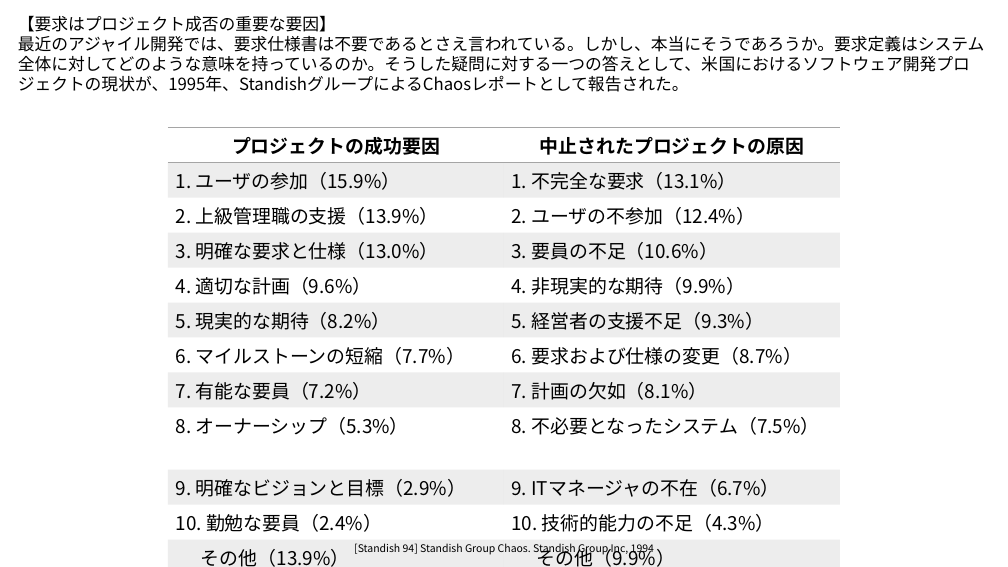
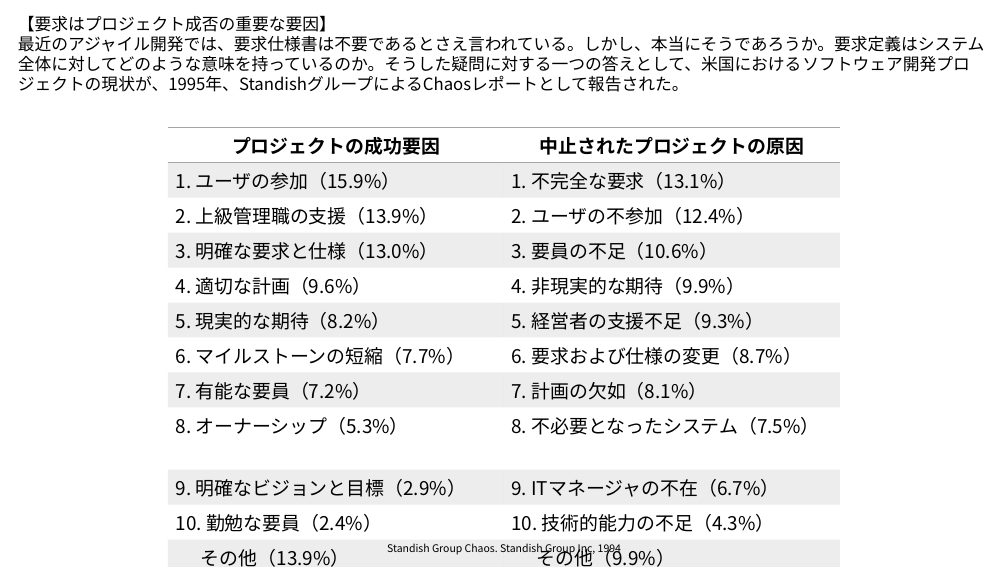
Before and after one commit to sasachichito/knowledge, a slide deck: slide 4 of picture/要求工学.pptx. Drawn at 1008x567 pixels with LibreOffice and Linux fonts; fonts in the diff are those of the drawing. Boxes give left, top, right and bottom in pixels: in the first picture for what was removed or moved away, otherwise in the second. Text is boxed around its words. In the diff, an @@ line names an element or a change of style, - is before the commit and + after.

```diff
--- a/picture/要求工学.pptx
+++ b/picture/要求工学.pptx
@@ text at [387,543,621,556]: text changed @@
-[Standish 94] Standish Group Chaos. Standish Group Inc, 1994
+Standish Group Chaos. Standish Group Inc, 1994
```
Also in this commit, not shown: 2 other slides changed, 1 slide added, 1 slide removed, 1 other file.
